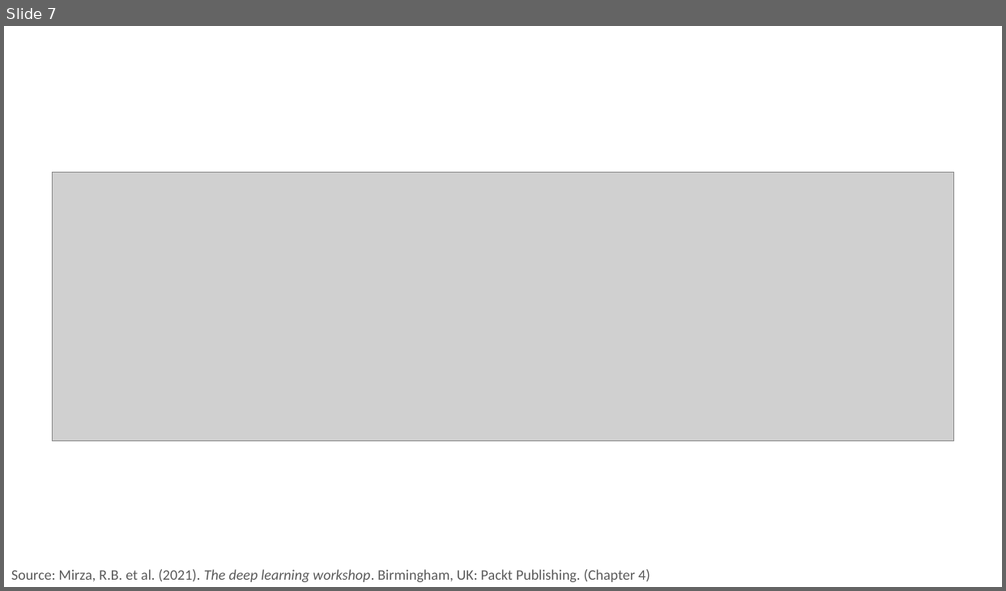
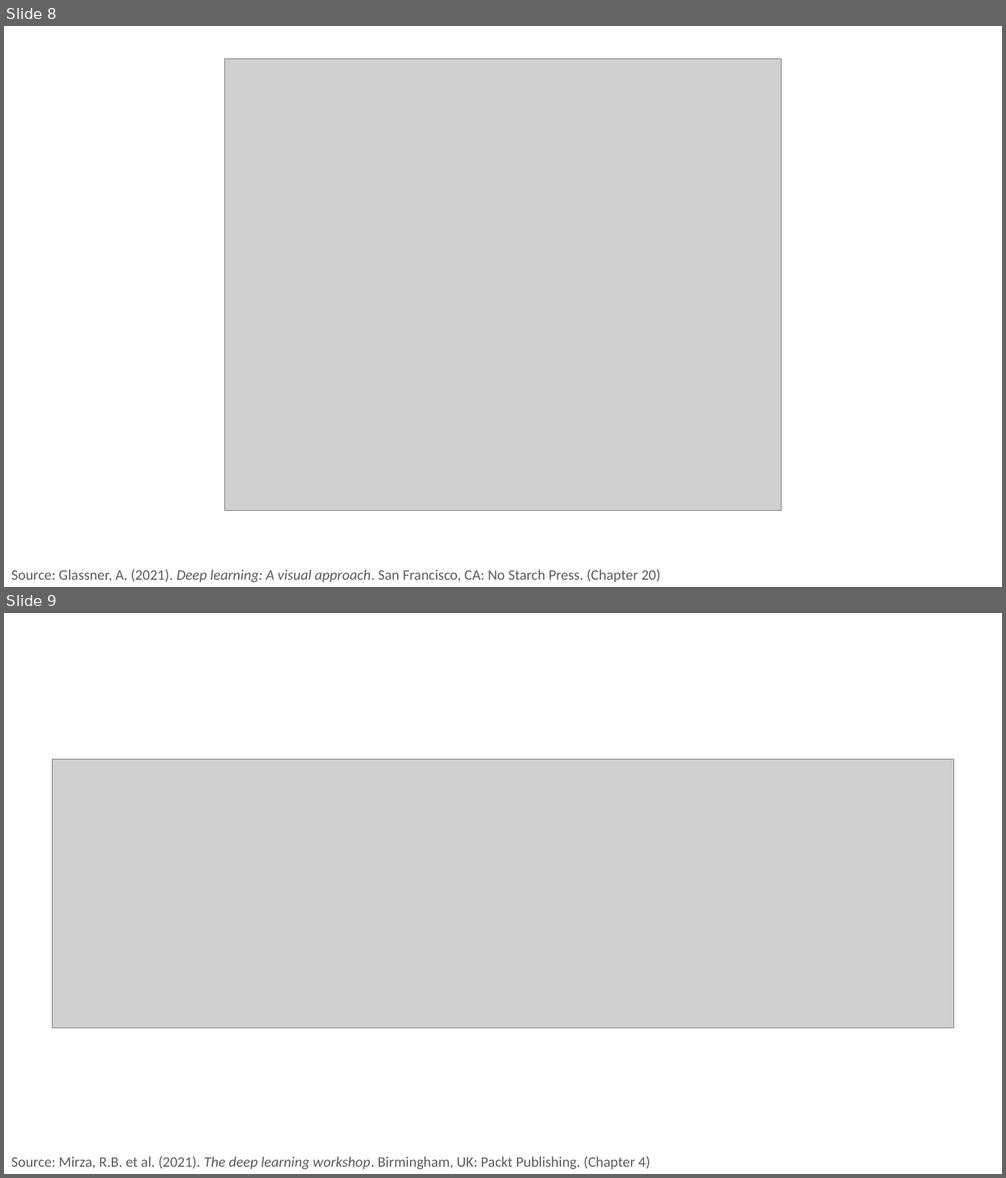
Before and after one commit to PracticumAI/nlp, a slide deck: presentations/02_word_vectors.pptx. Shown one above the other, each under a label of ours: slide 7 before the commit, slides 8 and 9 after it. The pictures are 1006x591 and 1006x1178 pixels, drawn with LibreOffice and Linux fonts; fonts in the diff are those of the drawing; grey boxes stand for pictures. Boxes give left, top, right and bottom in pixels: in the first picture for what was removed or moved away, otherwise in the second. Text is boxed around its words. In the diff, an @@ line names an element or a change of style, - is before the commit and + after.

```diff
--- a/presentations/02_word_vectors.pptx
+++ b/presentations/02_word_vectors.pptx
@@ slide 8 added at (4, 26, 1002, 587), background #FFFFFF @@
@@ picture added at (225, 59, 781, 510) @@
@@ text added at (11, 570, 661, 582), 14 pt, text #595959 @@
+Source: Glassner, A. (2021). Deep learning: A visual approach. San Francisco, CA: No Starch Press. (Chapter 20)
@@ what was slide 7 is now slide 9 @@
```
Also in this commit, not shown: 2 other slides added, 1 slide removed, 3 other files.
